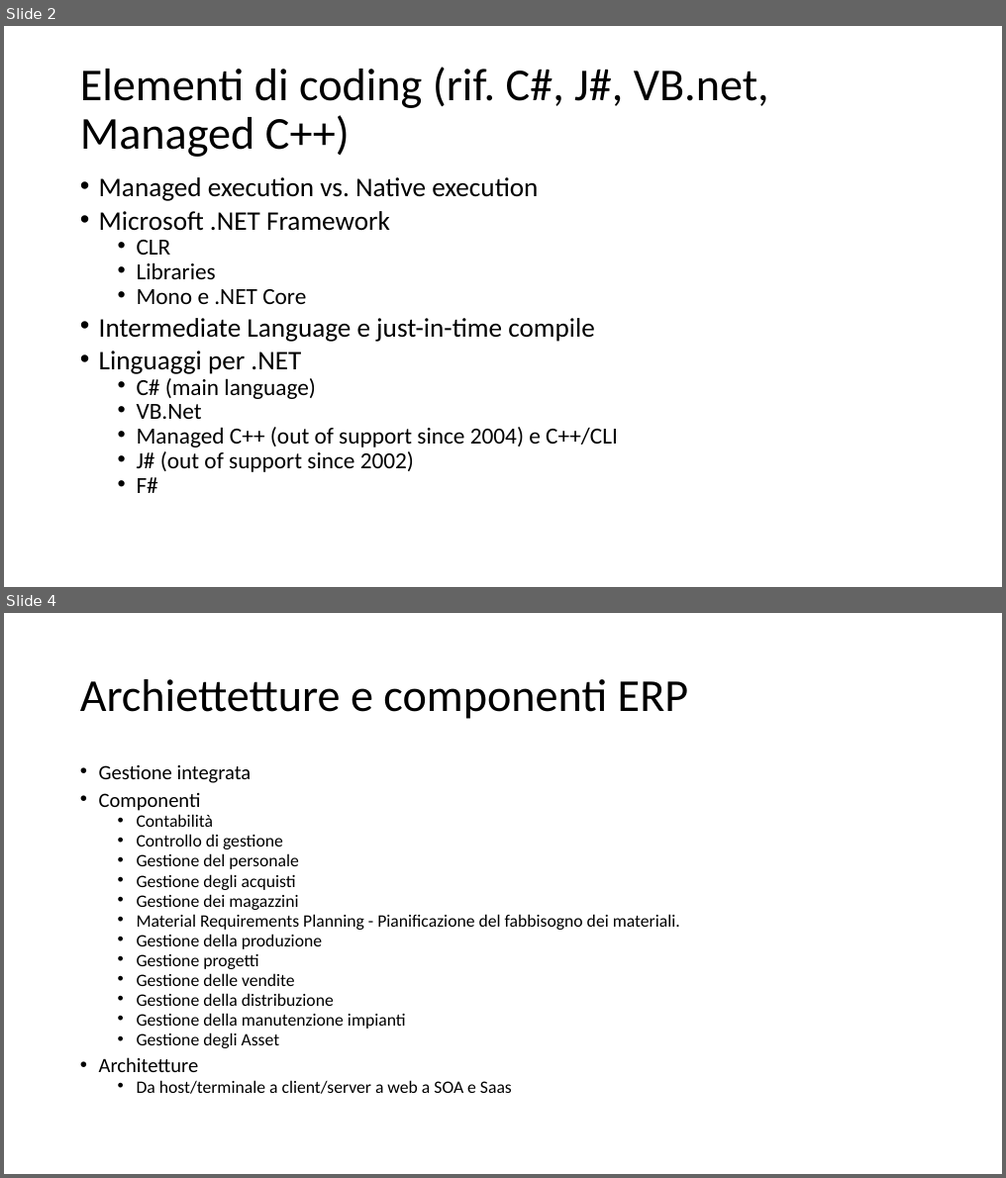
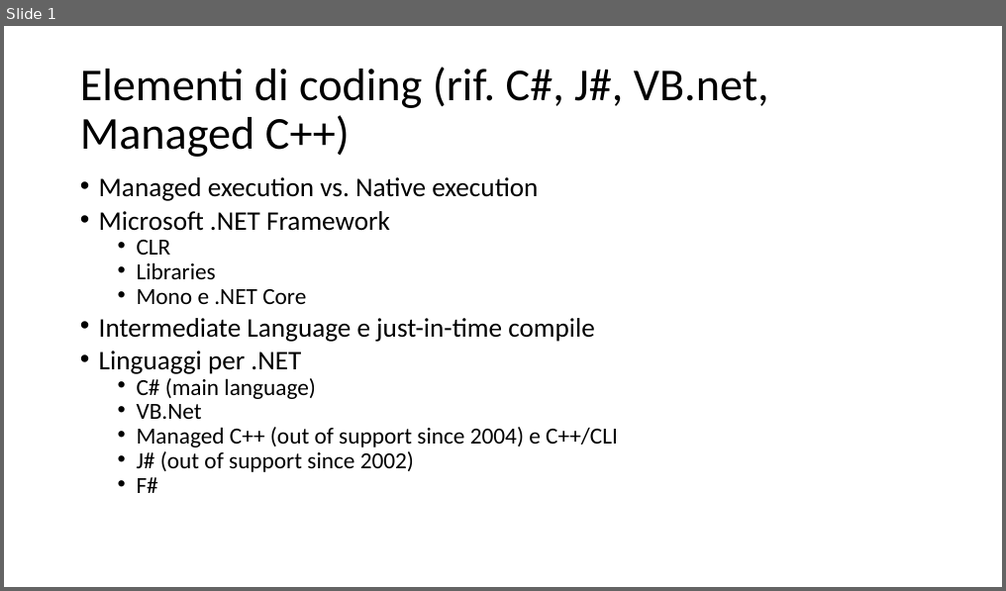
Before and after one commit to andrea-colleoni/ey-coding, a slide deck: EY Technology Overview.pptx. Shown one above the other, each under a label of ours: slides 2 and 4 before the commit, slide 1 after it; the slides between them are not shown. The pictures are 1006x1178 and 1006x591 pixels, drawn with LibreOffice and Linux fonts; fonts in the diff are those of the drawing. Boxes give left, top, right and bottom in pixels: in the first picture for what was removed or moved away, otherwise in the second. Text is boxed around its words. In the diff, an @@ line names an element or a change of style, - is before the commit and + after.

Commit message:
aggiunto sintesi traccia degli argomenti delle due giornate

```diff
--- a/EY Technology Overview.pptx
+++ b/EY Technology Overview.pptx
@@ slide 4 removed at (4,613,1002,1174), background #FFFFFF @@
@@ title removed at (80,679,688,719) @@
-Archiettetture e componenti ERP
@@ text removed at (99,765,680,1094) @@
-• Gestione integrata
-• Componenti
-  • Contabilità
-  • Controllo di gestione
-  • Gestione del personale
-  • Gestione degli acquisti
-  • Gestione dei magazzini
-  • Material Requirements Planning - Pianificazione del fabbisogno dei materiali.
-  • Gestione della produzione
-  • Gestione progetti
-  • Gestione delle vendite
-  • Gestione della distribuzione
-  • Gestione della manutenzione impianti
-  • Gestione degli Asset
-• Architetture
-  • Da host/terminale a client/server a web a SOA e Saas
@@ what was slide 2 is now slide 1 @@
```
Also in this commit, not shown: 2 other slides removed, 7 other files.
